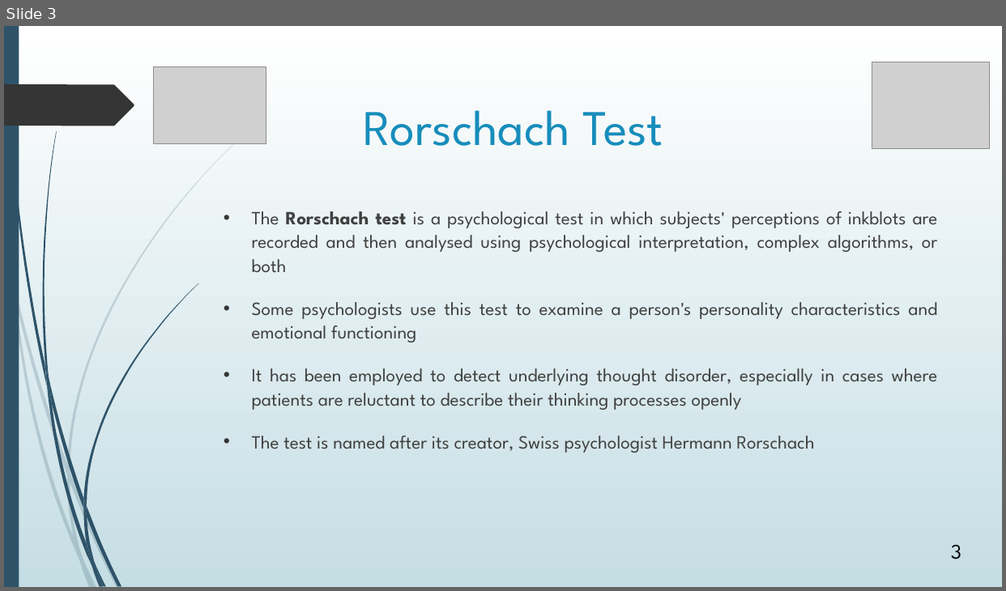
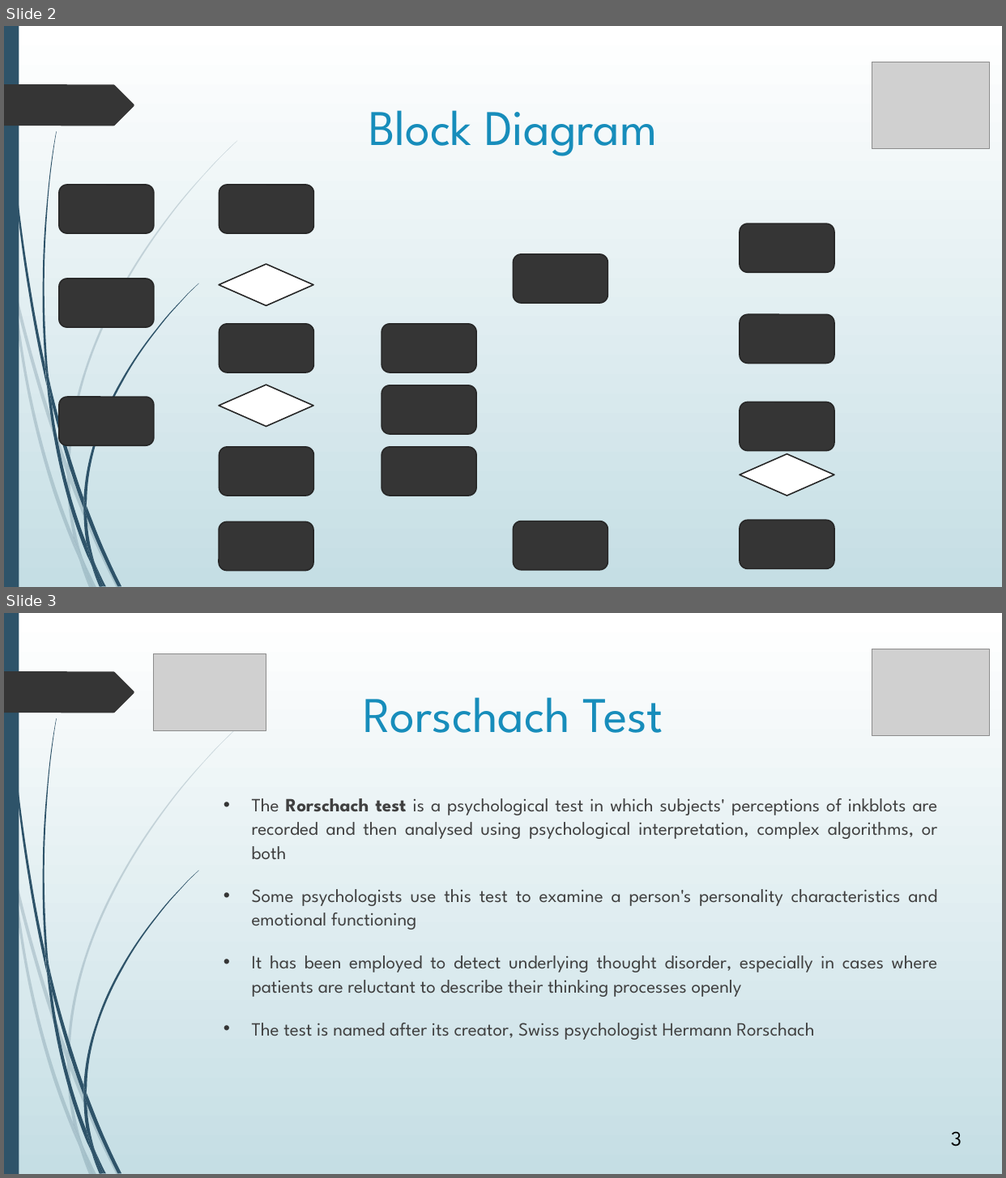
Before and after one commit to avasile96/Robotics, a slide deck: Presentation_updated.pptx. Shown one above the other, each under a label of ours: slide 3 before the commit, slides 2 and 3 after it. The pictures are 1006x591 and 1006x1178 pixels, drawn with LibreOffice and Linux fonts; fonts in the diff are those of the drawing; grey boxes stand for pictures. Boxes give left, top, right and bottom in pixels: in the first picture for what was removed or moved away, otherwise in the second. Text is boxed around its words. In the diff, an @@ line names an element or a change of style, - is before the commit and + after.

```diff
--- a/Presentation_updated.pptx
+++ b/Presentation_updated.pptx
@@ slide 2 added at (4, 26, 1002, 587), background gradient #FFFFFF to #C5DEE5; not listed: 24 template elements that a slide beside it also shows @@
@@ picture added at (872, 62, 989, 149) @@
@@ title added at (368, 110, 657, 156), 48 pt, text #178DBB @@
+Block Diagram
@@ rounded rectangle added at (58, 185, 154, 233), fill #353535, outline #272727 1.25 pt @@
@@ rounded rectangle added at (219, 185, 314, 233), fill #353535, outline #272727 1.25 pt @@
@@ rounded rectangle added at (740, 224, 835, 272), fill #353535, outline #272727 1.25 pt @@
@@ diamond added at (219, 264, 314, 306), fill #FFFFFF, outline #272727 1.25 pt @@
@@ rounded rectangle added at (513, 254, 608, 303), fill #353535, outline #272727 1.25 pt @@
@@ rounded rectangle added at (58, 279, 154, 327), fill #353535, outline #272727 1.25 pt @@
@@ rounded rectangle added at (740, 315, 835, 364), fill #353535, outline #272727 1.25 pt @@
@@ rounded rectangle added at (219, 324, 314, 373), fill #353535, outline #272727 1.25 pt @@
@@ rounded rectangle added at (382, 324, 477, 373), fill #353535, outline #272727 1.25 pt @@
@@ diamond added at (219, 386, 314, 427), fill #FFFFFF, outline #272727 1.25 pt @@
@@ rounded rectangle added at (382, 386, 477, 434), fill #353535, outline #272727 1.25 pt @@
@@ rounded rectangle added at (58, 397, 154, 446), fill #353535, outline #272727 1.25 pt @@
@@ rounded rectangle added at (740, 403, 835, 451), fill #353535, outline #272727 1.25 pt @@
@@ rounded rectangle added at (219, 447, 314, 496), fill #353535, outline #272727 1.25 pt @@
@@ rounded rectangle added at (382, 447, 477, 496), fill #353535, outline #272727 1.25 pt @@
@@ diamond added at (740, 454, 835, 496), fill #FFFFFF, outline #272727 1.25 pt @@
@@ rounded rectangle added at (219, 523, 314, 571), fill #353535, outline #272727 1.25 pt @@
@@ rounded rectangle added at (513, 522, 608, 570), fill #353535, outline #272727 1.25 pt @@
@@ rounded rectangle added at (740, 520, 835, 569), fill #353535, outline #272727 1.25 pt @@
```
Also in this commit, not shown: 1 slide changed, 1 slide removed.
